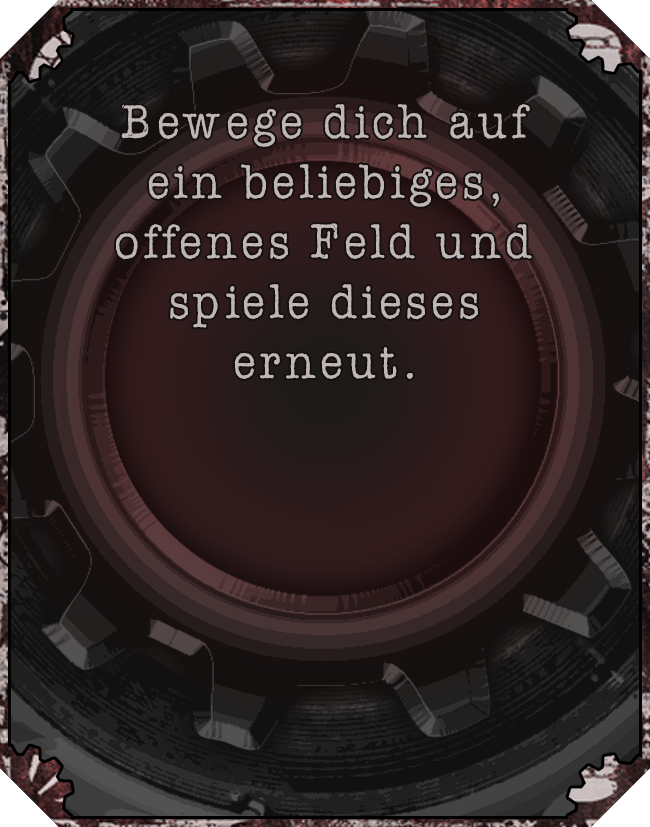
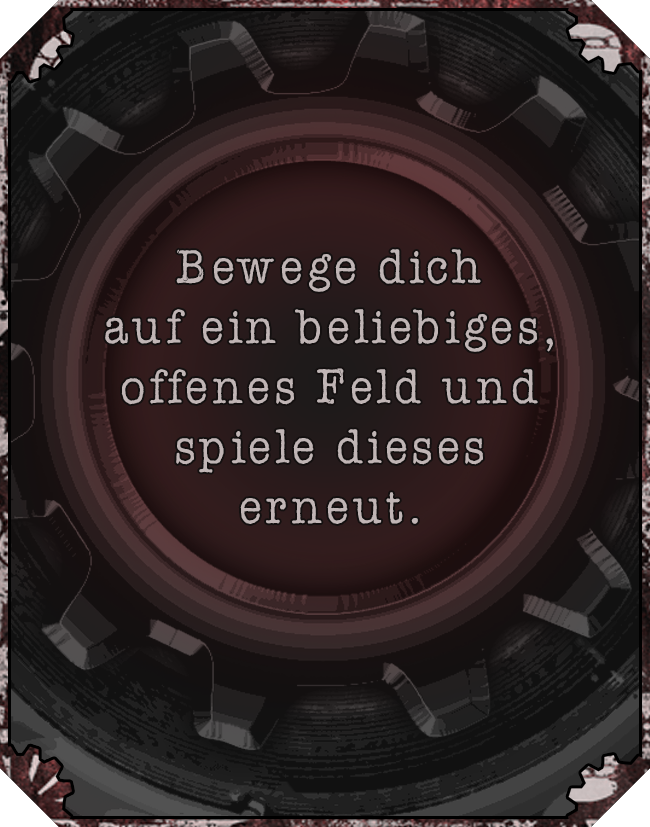
Two versions of the same layered image (650 × 827). Layer-by-layer changes:
painted on "Bewege dich auf ein beliebiges, offenes Feld und spiele dieses" over box(105, 104, 553, 524)
